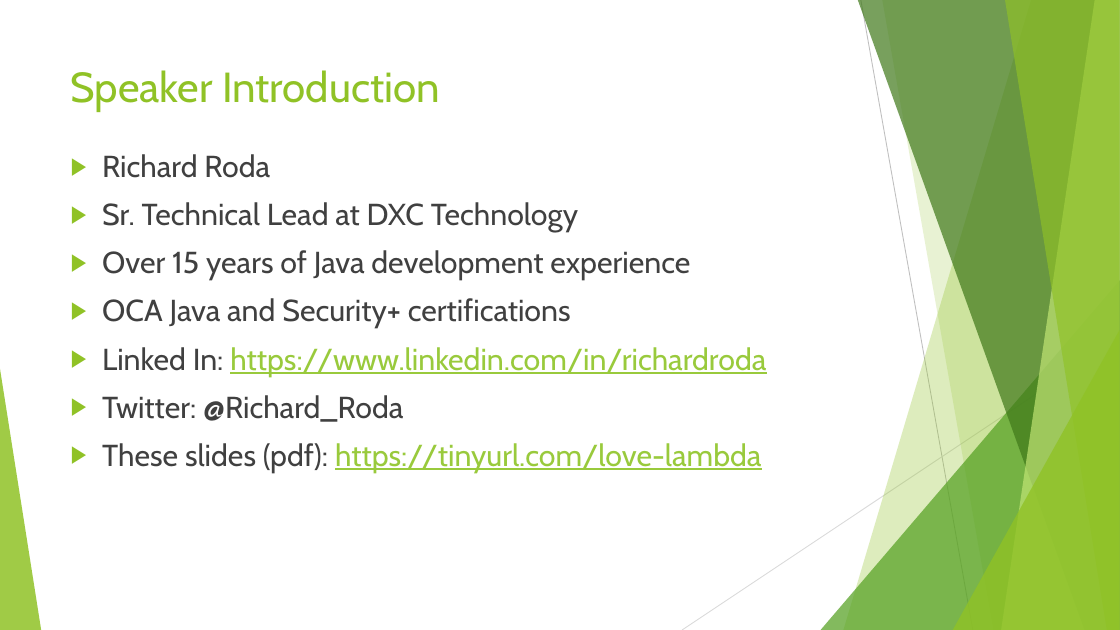
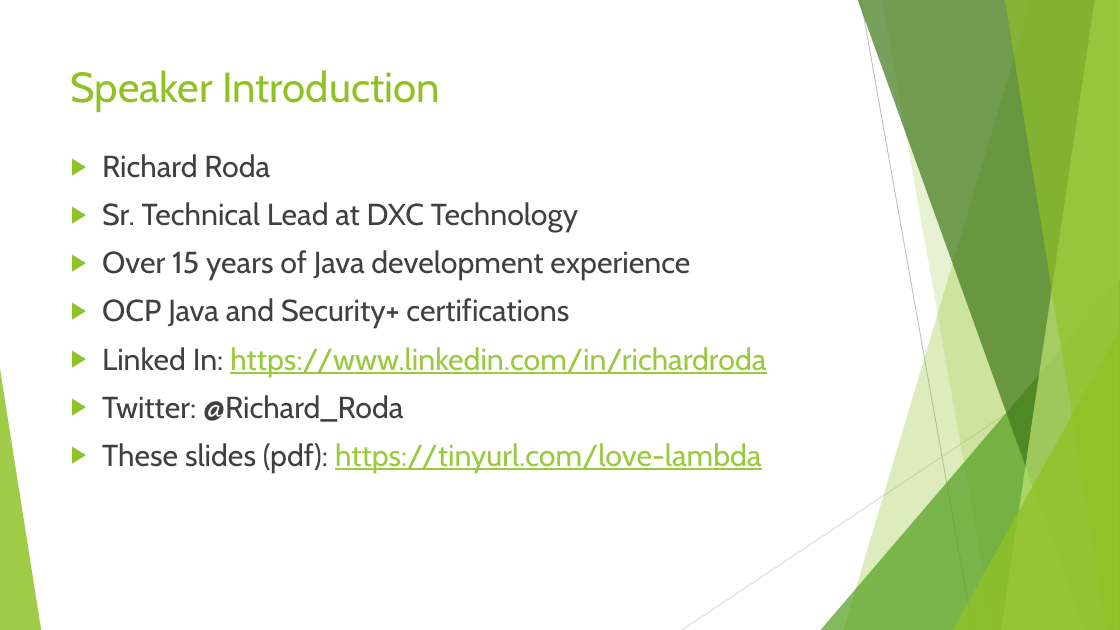
Before and after one commit to RichardRoda/2017-CodePaLOUsa-Lambda, a slide deck: slide 2 of Learning to Love the Lambda in the Stream.pptx. Drawn at 1120x630 pixels with LibreOffice and Linux fonts; fonts in the diff are those of the drawing. Boxes give left, top, right and bottom in pixels: in the first picture for what was removed or moved away, otherwise in the second. Text is boxed around its words. In the diff, an @@ line names an element or a change of style, - is before the commit and + after.

Commit message:
Update slide deck to reflect my OCP Java certification instead of OCA.

```diff
--- a/Learning to Love the Lambda in the Stream.pptx
+++ b/Learning to Love the Lambda in the Stream.pptx
@@ text at [102,298,569,329]: text changed @@
-▶ OCA Java and Security+ certifications
+▶ OCP Java and Security+ certifications
```
Also in this commit, not shown: 4 other slides changed, 1 other file.
